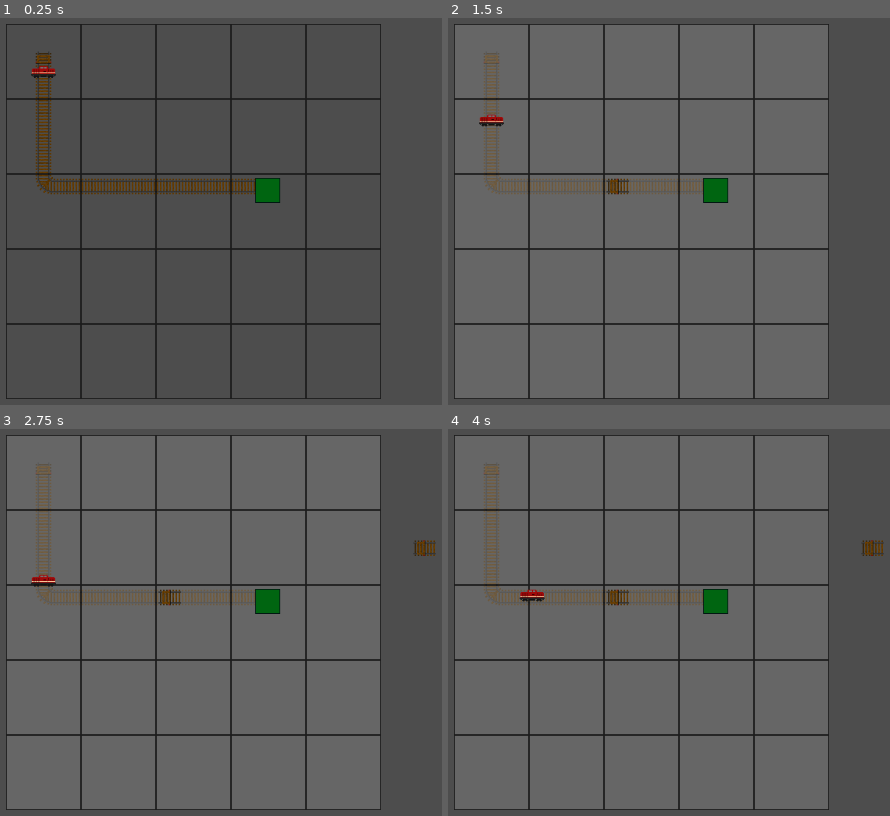
Above: before the commit, frames 1-4 (two rows, left to right).
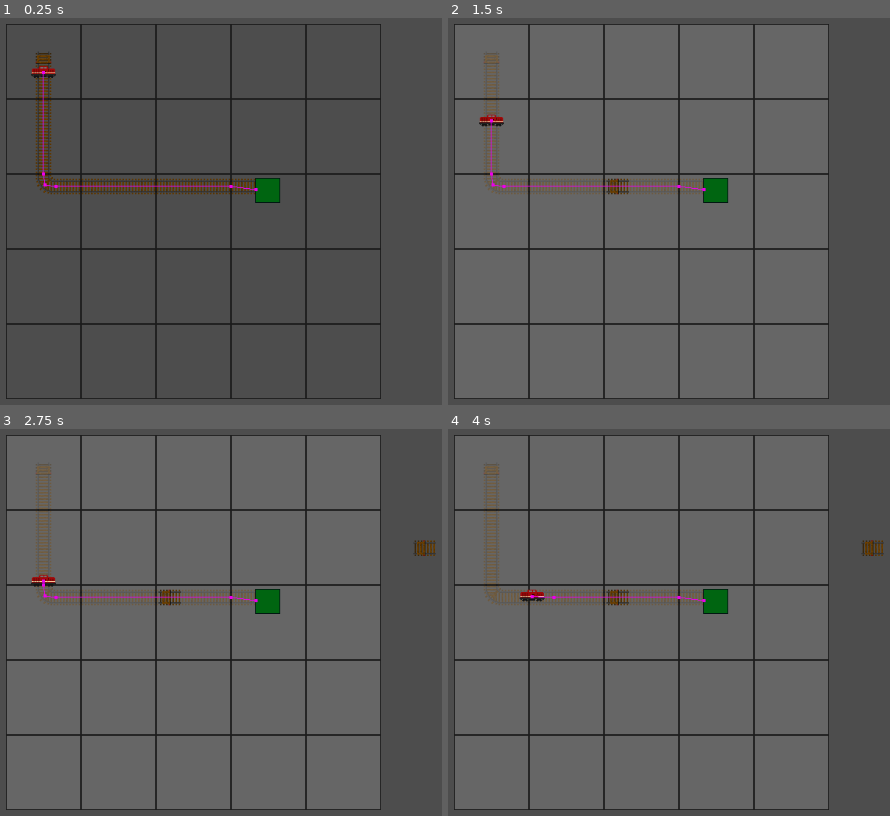
Above: after the commit, the same moments.

Repository: Deadlocz/UOL-Game-Jam-13
Game: Godot game, scene res://Level/schmevel.tscn
The game is run twice, just before and just after one commit, with the same random seed, the same clock (stepped at 60 frames per second) and the same inputs. This scene is started directly instead of the project's main scene.
Inputs (mouse positions are in pixels of both pictures, inside the frame that each line leads up to):
- Up to frame 1 (0.25 s): no input
- Up to frame 2 (1.5 s): tap Enter at 0.5 s; move the mouse to (642, 211) at 0.52 s; click (642, 211) at 0.67 s; tap Space at 1.25 s; move the mouse to (655, 223) at 1.27 s; click (655, 223) at 1.42 s
- Up to frame 3 (2.75 s): tap Enter at 2 s; move the mouse to (411, 537) at 2.02 s; click (411, 537) at 2.17 s
- Up to frame 4 (4 s): move the mouse to (872, 548) at 2.77 s; click (872, 548) at 2.92 s; tap Space at 3.5 s; move the mouse to (outside the picture) at 3.52 s; click (outside the picture) at 3.67 s

The runs differ from the first frame. In frame 1, 0.4% of the frame differs, in the area x 9-59%, y 13-45%; in frame 2, 0.3%; in frame 3, 0.3%; in frame 4, 0.2%.

Commit message:
NavMesh even smaller
teeny tiny

Diff:
--- a/train-track-manic/Actors/Train/Train.tscn
+++ b/train-track-manic/Actors/Train/Train.tscn
@@ -19,3 +19,6 @@
 target_desired_distance = 0.1
 path_postprocessing = 1
 simplify_path = true
+debug_enabled = true
+debug_use_custom = true
+debug_path_custom_color = Color(0.9207399, 0.0006857669, 0.9207335, 1)
--- a/train-track-manic/Level/rails.tres
+++ b/train-track-manic/Level/rails.tres
@@ -3,99 +3,99 @@
 [ext_resource type="Texture2D" uid="uid://bhxberm4ooxwl" path="res://Level/Tileset.png" id="1_50tyj"]
 
 [sub_resource type="NavigationPolygon" id="NavigationPolygon_50tyj"]
-vertices = PackedVector2Array(8, 16, -8, 16, -8, -12, 8, -12)
-polygons = Array[PackedInt32Array]([PackedInt32Array(0, 1, 2, 3)])
-outlines = Array[PackedVector2Array]([PackedVector2Array(-8, -12, 8, -12, 8, 16, -8, 16)])
+vertices = PackedVector2Array(4, 16, -4, 16, -4, -12, 4, -12)
+polygons = Array[PackedInt32Array]([PackedInt32Array(0, 1, 2, 3)])
+outlines = Array[PackedVector2Array]([PackedVector2Array(-4, -12, 4, -12, 4, 16, -4, 16)])
 agent_radius = 0.0
 
 [sub_resource type="NavigationPolygon" id="NavigationPolygon_6q4ot"]
-vertices = PackedVector2Array(8, 16, -8, 16, -8, -16, 8, -16)
-polygons = Array[PackedInt32Array]([PackedInt32Array(0, 1, 2, 3)])
-outlines = Array[PackedVector2Array]([PackedVector2Array(8, -16, 8, 16, -8, 16, -8, -16)])
+vertices = PackedVector2Array(4, 16, -4, 16, -4, -16, 4, -16)
+polygons = Array[PackedInt32Array]([PackedInt32Array(0, 1, 2, 3)])
+outlines = Array[PackedVector2Array]([PackedVector2Array(-4, -16, 4, -16, 4, 16, -4, 16)])
 agent_radius = 0.0
 
 [sub_resource type="NavigationPolygon" id="NavigationPolygon_qunpr"]
-vertices = PackedVector2Array(8, 12, -8, 12, -8, -16, 8, -16)
-polygons = Array[PackedInt32Array]([PackedInt32Array(0, 1, 2, 3)])
-outlines = Array[PackedVector2Array]([PackedVector2Array(-8, -16, 8, -16, 8, 12, -8, 12)])
+vertices = PackedVector2Array(4, 12, -4, 12, -4, -16, 4, -16)
+polygons = Array[PackedInt32Array]([PackedInt32Array(0, 1, 2, 3)])
+outlines = Array[PackedVector2Array]([PackedVector2Array(4, 12, -4, 12, -4, -16, 4, -16)])
 agent_radius = 0.0
 
 [sub_resource type="NavigationPolygon" id="NavigationPolygon_rg4ie"]
-vertices = PackedVector2Array(8, 8, -8, 8, -8, -8, 8, -8)
-polygons = Array[PackedInt32Array]([PackedInt32Array(0, 1, 2, 3)])
-outlines = Array[PackedVector2Array]([PackedVector2Array(-8, 8, -8, 8, -8, 8, -8, -8, -8, -8, -8, -8, 8, -8, 8, -8, 8, -8, 8, 8, 8, 8, 8, 8)])
+vertices = PackedVector2Array(4, 4, -4, 4, -4, -4, 4, -4)
+polygons = Array[PackedInt32Array]([PackedInt32Array(0, 1, 2, 3)])
+outlines = Array[PackedVector2Array]([PackedVector2Array(-4, -4, 4, -4, 4, 4, -4, 4)])
 agent_radius = 0.0
 
 [sub_resource type="NavigationPolygon" id="NavigationPolygon_fjd18"]
-vertices = PackedVector2Array(8, -8, 16, -8, 16, 8, 8, 8, -4, -4, -8, 8, 8, 16, -8, 16)
+vertices = PackedVector2Array(4, -4, 16, -4, 16, 4, 4, 4, 0, 0, 4, 16, -4, 16, -4, 4)
+polygons = Array[PackedInt32Array]([PackedInt32Array(0, 1, 2, 3, 4), PackedInt32Array(3, 5, 6, 7, 4)])
+outlines = Array[PackedVector2Array]([PackedVector2Array(16, -4, 16, 4, 4, 4, 4, 16, -4, 16, -4, 4, -4, 4, 0, 0, 0, 0, 0, 0, 4, -4, 4, -4)])
+agent_radius = 0.0
+
+[sub_resource type="NavigationPolygon" id="NavigationPolygon_kunqw"]
+vertices = PackedVector2Array(4, -4, 16, -4, 16, 4, 4, 4, 4, 16, -4, 16, -4, -16, 4, -16)
+polygons = Array[PackedInt32Array]([PackedInt32Array(0, 1, 2, 3), PackedInt32Array(3, 4, 5, 6), PackedInt32Array(0, 3, 6), PackedInt32Array(7, 0, 6)])
+outlines = Array[PackedVector2Array]([PackedVector2Array(4, 16, -4, 16, -4, -16, 4, -16, 4, -4, 16, -4, 16, 4, 4, 4)])
+agent_radius = 0.0
+
+[sub_resource type="NavigationPolygon" id="NavigationPolygon_05o5o"]
+vertices = PackedVector2Array(4, -4, 16, -4, 16, 4, 4, 4, 0, 0, 4, -16, -4, -4, -4, -16)
+polygons = Array[PackedInt32Array]([PackedInt32Array(0, 1, 2, 3, 4), PackedInt32Array(5, 0, 4, 6, 7)])
+outlines = Array[PackedVector2Array]([PackedVector2Array(-4, -16, 4, -16, 4, -4, 16, -4, 16, 4, 4, 4, 4, 4, 0, 0, 0, 0, 0, 0, -4, -4, -4, -4)])
+agent_radius = 0.0
+
+[sub_resource type="NavigationPolygon" id="NavigationPolygon_6synm"]
+vertices = PackedVector2Array(16, 4, -12, 4, -12, -4, 16, -4)
+polygons = Array[PackedInt32Array]([PackedInt32Array(0, 1, 2, 3)])
+outlines = Array[PackedVector2Array]([PackedVector2Array(-12, 4, -12, -4, 16, -4, 16, 4)])
+agent_radius = 0.0
+
+[sub_resource type="NavigationPolygon" id="NavigationPolygon_wwrxp"]
+vertices = PackedVector2Array(16, -4, 16, 4, 4, 4, -16, -4, 4, 16, -4, 16, -4, 4, -16, 4)
+polygons = Array[PackedInt32Array]([PackedInt32Array(0, 1, 2, 3), PackedInt32Array(2, 4, 5, 6), PackedInt32Array(3, 2, 6), PackedInt32Array(3, 6, 7)])
+outlines = Array[PackedVector2Array]([PackedVector2Array(-16, 4, -16, -4, 16, -4, 16, 4, 4, 4, 4, 16, -4, 16, -4, 4)])
+agent_radius = 0.0
+
+[sub_resource type="NavigationPolygon" id="NavigationPolygon_2djex"]
+vertices = PackedVector2Array(4, -4, 16, -4, 16, 4, 4, 4, 4, 16, -4, 16, -4, 4, -4, -4, -16, 4, -16, -4, 4, -16, -4, -16)
+polygons = Array[PackedInt32Array]([PackedInt32Array(0, 1, 2, 3), PackedInt32Array(3, 4, 5, 6), PackedInt32Array(0, 3, 6, 7), PackedInt32Array(6, 8, 9, 7), PackedInt32Array(10, 0, 7, 11)])
+outlines = Array[PackedVector2Array]([PackedVector2Array(16, -4, 16, 4, 4, 4, 4, 16, -4, 16, -4, 4, -16, 4, -16, -4, -4, -4, -4, -16, 4, -16, 4, -4)])
+agent_radius = 0.0
+
+[sub_resource type="NavigationPolygon" id="NavigationPolygon_1afr6"]
+vertices = PackedVector2Array(4, -4, 16, -4, 16, 4, -16, 4, -16, -4, -4, -4, 4, -16, -4, -16)
+polygons = Array[PackedInt32Array]([PackedInt32Array(0, 1, 2, 3), PackedInt32Array(3, 4, 5), PackedInt32Array(0, 3, 5), PackedInt32Array(6, 0, 5, 7)])
+outlines = Array[PackedVector2Array]([PackedVector2Array(16, -4, 16, 4, -16, 4, -16, -4, -4, -4, -4, -16, 4, -16, 4, -4)])
+agent_radius = 0.0
+
+[sub_resource type="NavigationPolygon" id="NavigationPolygon_uv4k4"]
+vertices = PackedVector2Array(16, 4, -16, 4, -16, -4, 16, -4)
+polygons = Array[PackedInt32Array]([PackedInt32Array(0, 1, 2, 3)])
+outlines = Array[PackedVector2Array]([PackedVector2Array(16, -4, 16, 4, -16, 4, -16, -4)])
+agent_radius = 0.0
+
+[sub_resource type="NavigationPolygon" id="NavigationPolygon_tgdo4"]
+vertices = PackedVector2Array(4, 4, 4, 16, -4, 16, -4, 4, 0, 0, -4, -4, -16, 4, -16, -4)
 polygons = Array[PackedInt32Array]([PackedInt32Array(0, 1, 2, 3, 4), PackedInt32Array(5, 4, 3, 6, 7)])
-outlines = Array[PackedVector2Array]([PackedVector2Array(-4, -4, -4, -4, -4, -4, 8, -8, 8, -8, 16, -8, 16, 8, 8, 8, 8, 16, -8, 16, -8, 8, -8, 8)])
-agent_radius = 0.0
-
-[sub_resource type="NavigationPolygon" id="NavigationPolygon_kunqw"]
-vertices = PackedVector2Array(8, -8, 16, -8, 16, 8, 8, 8, 8, 16, -8, 16, -8, -16, 8, -16)
-polygons = Array[PackedInt32Array]([PackedInt32Array(0, 1, 2, 3), PackedInt32Array(3, 4, 5, 6), PackedInt32Array(0, 3, 6), PackedInt32Array(7, 0, 6)])
-outlines = Array[PackedVector2Array]([PackedVector2Array(-8, 16, -8, -16, 8, -16, 8, -8, 16, -8, 16, 8, 8, 8, 8, 16)])
-agent_radius = 0.0
-
-[sub_resource type="NavigationPolygon" id="NavigationPolygon_05o5o"]
-vertices = PackedVector2Array(16, -8, 16, 8, -4, 4, 8, -8, -8, -16, 8, -16)
-polygons = Array[PackedInt32Array]([PackedInt32Array(0, 1, 2, 3), PackedInt32Array(3, 2, 4, 5)])
-outlines = Array[PackedVector2Array]([PackedVector2Array(-8, -16, 8, -16, 8, -8, 16, -8, 16, 8, -4, 4)])
-agent_radius = 0.0
-
-[sub_resource type="NavigationPolygon" id="NavigationPolygon_6synm"]
-vertices = PackedVector2Array(16, 8, -12, 8, -12, -8, 16, -8)
-polygons = Array[PackedInt32Array]([PackedInt32Array(0, 1, 2, 3)])
-outlines = Array[PackedVector2Array]([PackedVector2Array(16, -8, 16, 8, -12, 8, -12, -8)])
-agent_radius = 0.0
-
-[sub_resource type="NavigationPolygon" id="NavigationPolygon_wwrxp"]
-vertices = PackedVector2Array(16, -8, 16, 8, 8, 8, -16, -8, 8, 16, -8, 16, -8, 8, -16, 8)
-polygons = Array[PackedInt32Array]([PackedInt32Array(0, 1, 2, 3), PackedInt32Array(2, 4, 5, 6), PackedInt32Array(3, 2, 6), PackedInt32Array(3, 6, 7)])
-outlines = Array[PackedVector2Array]([PackedVector2Array(-16, -8, 16, -8, 16, 8, 8, 8, 8, 16, -8, 16, -8, 8, -16, 8)])
-agent_radius = 0.0
-
-[sub_resource type="NavigationPolygon" id="NavigationPolygon_2djex"]
-vertices = PackedVector2Array(8, -8, 16, -8, 16, 8, 8, 8, 8, 16, -8, 16, -8, 8, -8, -8, -16, 8, -16, -8, 8, -16, -8, -16)
-polygons = Array[PackedInt32Array]([PackedInt32Array(0, 1, 2, 3), PackedInt32Array(3, 4, 5, 6), PackedInt32Array(0, 3, 6, 7), PackedInt32Array(6, 8, 9, 7), PackedInt32Array(10, 0, 7, 11)])
-outlines = Array[PackedVector2Array]([PackedVector2Array(-16, -8, -8, -8, -8, -16, 8, -16, 8, -8, 16, -8, 16, 8, 8, 8, 8, 16, -8, 16, -8, 8, -16, 8)])
-agent_radius = 0.0
-
-[sub_resource type="NavigationPolygon" id="NavigationPolygon_1afr6"]
-vertices = PackedVector2Array(8, -8, 16, -8, 16, 8, -16, 8, -16, -8, -8, -8, 8, -16, -8, -16)
-polygons = Array[PackedInt32Array]([PackedInt32Array(0, 1, 2, 3), PackedInt32Array(3, 4, 5), PackedInt32Array(0, 3, 5, 6), PackedInt32Array(6, 5, 7)])
-outlines = Array[PackedVector2Array]([PackedVector2Array(16, 8, -16, 8, -16, -8, -8, -8, -8, -16, 8, -16, 8, -8, 16, -8)])
-agent_radius = 0.0
-
-[sub_resource type="NavigationPolygon" id="NavigationPolygon_uv4k4"]
-vertices = PackedVector2Array(16, 8, -16, 8, -16, -8, 16, -8)
-polygons = Array[PackedInt32Array]([PackedInt32Array(0, 1, 2, 3)])
-outlines = Array[PackedVector2Array]([PackedVector2Array(16, 8, -16, 8, -16, -8, 16, -8)])
-agent_radius = 0.0
-
-[sub_resource type="NavigationPolygon" id="NavigationPolygon_tgdo4"]
-vertices = PackedVector2Array(8, 8, 8, 16, -8, 16, -8, 8, 4, -4, -8, -8, -16, 8, -16, -8)
-polygons = Array[PackedInt32Array]([PackedInt32Array(0, 1, 2, 3, 4), PackedInt32Array(5, 4, 3, 6, 7)])
-outlines = Array[PackedVector2Array]([PackedVector2Array(4, -4, 4, -4, 4, -4, 8, 8, 8, 8, 8, 16, -8, 16, -8, 8, -16, 8, -16, -8, -8, -8, -8, -8)])
+outlines = Array[PackedVector2Array]([PackedVector2Array(4, 16, -4, 16, -4, 4, -16, 4, -16, -4, -4, -4, -4, -4, 0, 0, 0, 0, 0, 0, 4, 4, 4, 4)])
 agent_radius = 0.0
 
 [sub_resource type="NavigationPolygon" id="NavigationPolygon_i1yyd"]
-vertices = PackedVector2Array(8, -16, 8, 16, -8, 16, -8, 8, -16, 8, -16, -8, -8, -8, -8, -16)
+vertices = PackedVector2Array(4, -16, 4, 16, -4, 16, -4, 4, -16, 4, -16, -4, -4, -4, -4, -16)
 polygons = Array[PackedInt32Array]([PackedInt32Array(0, 1, 2, 3), PackedInt32Array(3, 4, 5, 6), PackedInt32Array(0, 3, 6), PackedInt32Array(0, 6, 7)])
-outlines = Array[PackedVector2Array]([PackedVector2Array(8, -16, 8, 16, -8, 16, -8, 8, -16, 8, -16, -8, -8, -8, -8, -16)])
+outlines = Array[PackedVector2Array]([PackedVector2Array(-4, -16, 4, -16, 4, 16, -4, 16, -4, 4, -16, 4, -16, -4, -4, -4)])
 agent_radius = 0.0
 
 [sub_resource type="NavigationPolygon" id="NavigationPolygon_erhl8"]
-vertices = PackedVector2Array(-8, 8, -16, 8, -16, -8, -8, -8, 4, 4, 8, -16, 8, -8, -8, -16)
+vertices = PackedVector2Array(-4, 4, -16, 4, -16, -4, -4, -4, 0, 0, 4, -16, 4, -4, -4, -16)
 polygons = Array[PackedInt32Array]([PackedInt32Array(0, 1, 2, 3, 4), PackedInt32Array(5, 6, 4, 3, 7)])
-outlines = Array[PackedVector2Array]([PackedVector2Array(4, 4, 4, 4, 4, 4, -8, 8, -8, 8, -16, 8, -16, -8, -8, -8, -8, -16, 8, -16, 8, -8, 8, -8)])
+outlines = Array[PackedVector2Array]([PackedVector2Array(-16, 4, -16, -4, -4, -4, -4, -16, 4, -16, 4, -4, 4, -4, 0, 0, 0, 0, 0, 0, -4, 4, -4, 4)])
 agent_radius = 0.0
 
 [sub_resource type="NavigationPolygon" id="NavigationPolygon_ogf07"]
-vertices = PackedVector2Array(12, 8, -16, 8, -16, -8, 12, -8)
-polygons = Array[PackedInt32Array]([PackedInt32Array(0, 1, 2, 3)])
-outlines = Array[PackedVector2Array]([PackedVector2Array(-16, 8, -16, -8, 12, -8, 12, 8)])
+vertices = PackedVector2Array(12, 4, -16, 4, -16, -4, 12, -4)
+polygons = Array[PackedInt32Array]([PackedInt32Array(0, 1, 2, 3)])
+outlines = Array[PackedVector2Array]([PackedVector2Array(12, -4, 12, 4, -16, 4, -16, -4)])
 agent_radius = 0.0
 
 [sub_resource type="TileSetAtlasSource" id="TileSetAtlasSource_6q4ot"]
Not shown, removed: train-track-manic/Actors/Train/V100.png.import
